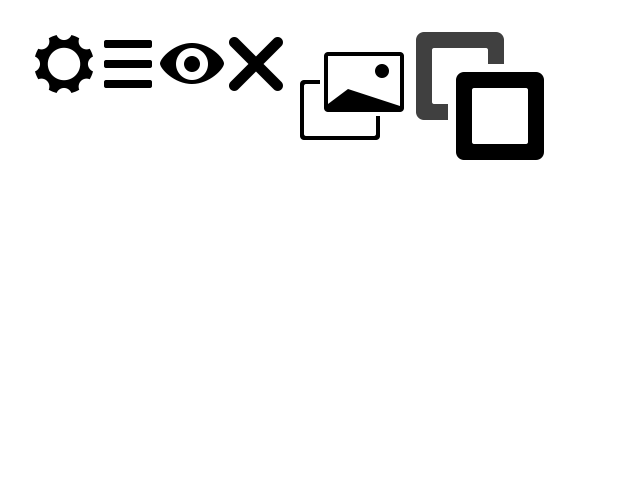
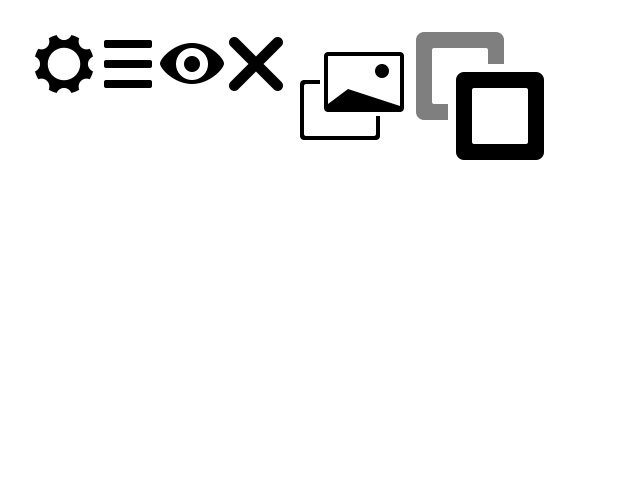
Comparing the layer stacks of the two 640 x 480 images. Changes:
"Rectangle 9": opacity 75% → 50% over [416, 32, 504, 120]
